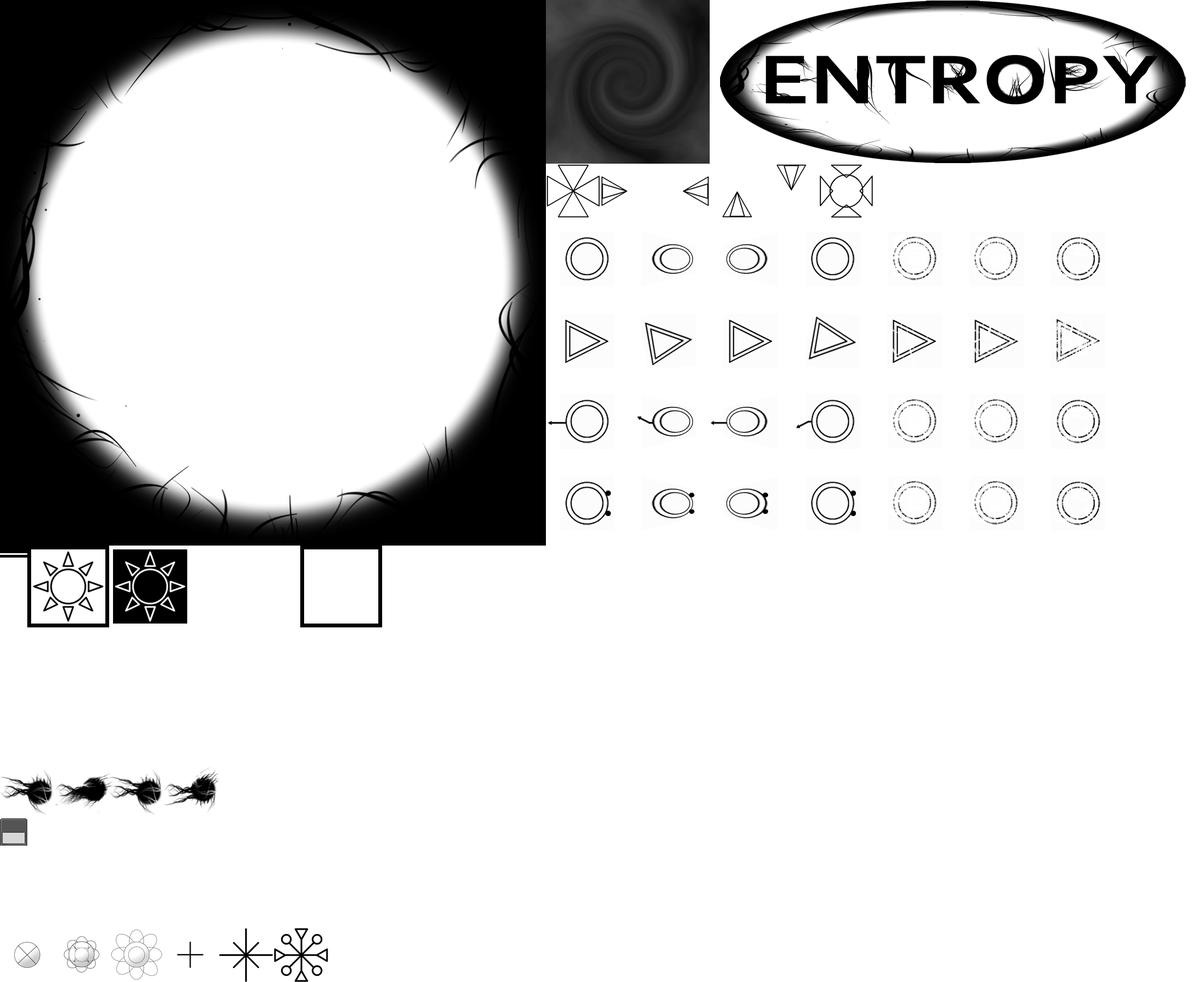
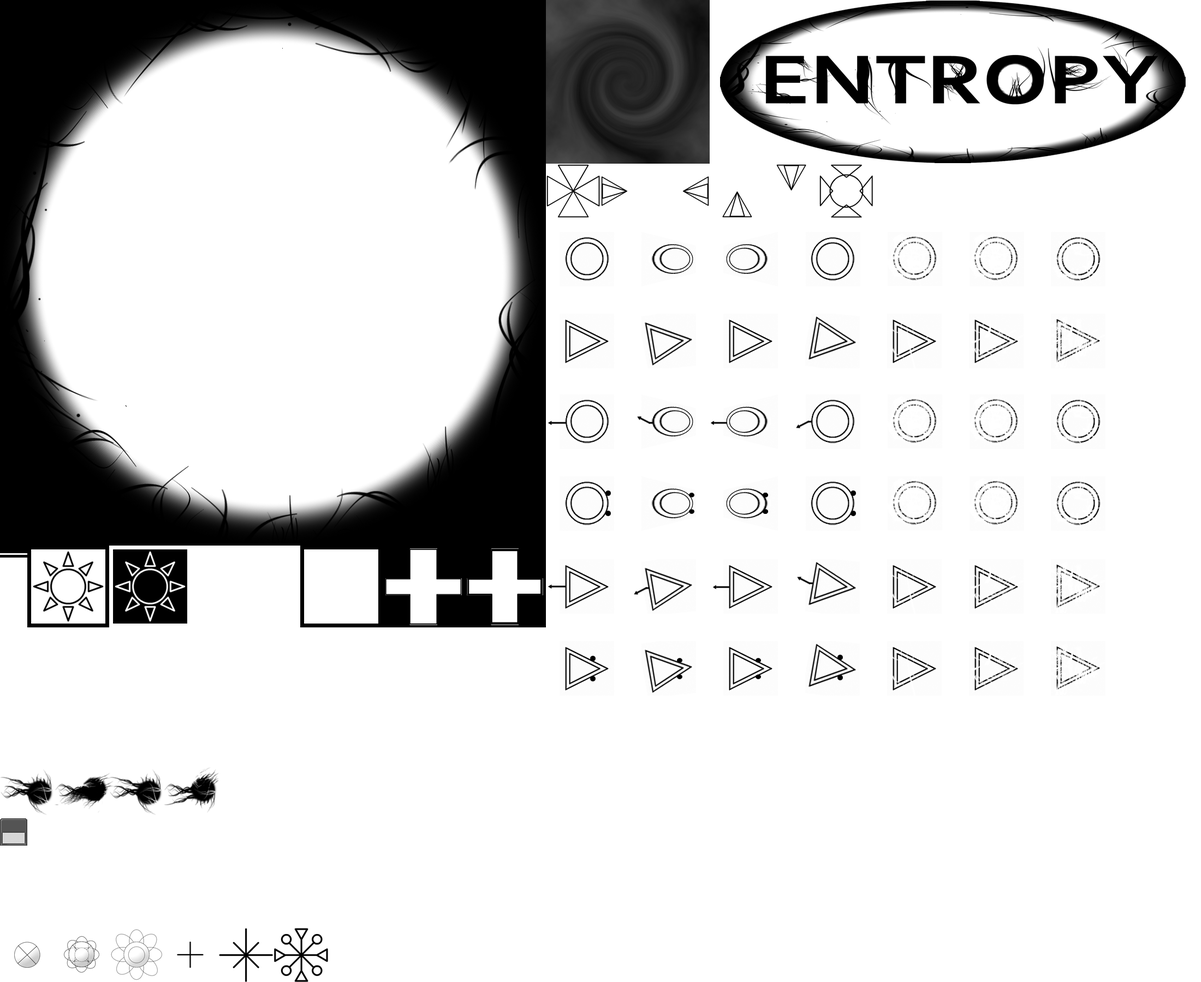
Before/after of a w=1201, h=982 layered artwork. What changed in the layer stack:
added group "carnivore(2)" with 16 layers above "carnivore(1)" over [547, 559, 1106, 696]
added group "Death" (1st of 3, in "carnivore(2)") with 6 layers in group "carnivore(2)" over [886, 641, 1106, 696]
added layer "Layer 9 copy 6" (1st of 3, in "carnivore(2)" › "Death") in group "Death" over [1050, 641, 1106, 696]
added layer "Layer 9 copy 5" (1st of 3, in "carnivore(2)" › "Death") in group "Death" over [968, 641, 1024, 696]
added layer "Layer 9 copy 4" (1st of 3, in "carnivore(2)" › "Death") in group "Death" over [886, 641, 942, 696]
added layer "Layer 9 copy 3" (1st of 3, in "carnivore(2)") in group "carnivore(2)" over [804, 641, 860, 696]
added group "carnivore(1)" with 16 layers above "carnivore" over [547, 559, 1106, 614]
added group "Death" (2nd of 3, in "carnivore(1)") with 6 layers in group "carnivore(1)" over [886, 559, 1106, 614]
added layer "Layer 9 copy 6" (2nd of 3, in "carnivore(1)" › "Death") in group "Death" over [1050, 559, 1106, 614]
added layer "Layer 9 copy 5" (2nd of 3, in "carnivore(1)" › "Death") in group "Death" over [968, 559, 1024, 614]
added layer "Layer 9 copy 4" (2nd of 3, in "carnivore(1)" › "Death") in group "Death" over [886, 559, 942, 614]
added layer "Layer 9 copy 3" (2nd of 3, in "carnivore(1)") in group "carnivore(1)" over [796, 559, 860, 614]
added layer "Layer 9 copy 2" (2nd of 3, in "carnivore(1)") in group "carnivore(1)" over [712, 559, 778, 614]
added layer "Layer 9 copy" (2nd of 3, in "carnivore(1)") in group "carnivore(1)" over [633, 559, 696, 614]
added layer "Layer 9" (2nd of 3, in "carnivore(1)") in group "carnivore(1)" over [547, 559, 614, 614]
added group "Add" with 2 layers above "torch" over [382, 545, 546, 628]
added layer "Layer 31 copy" in group "Add" over [463, 545, 546, 628]
added layer "Layer 31" in group "Add" over [382, 545, 464, 628]
…and 17 more changes (17 added)
